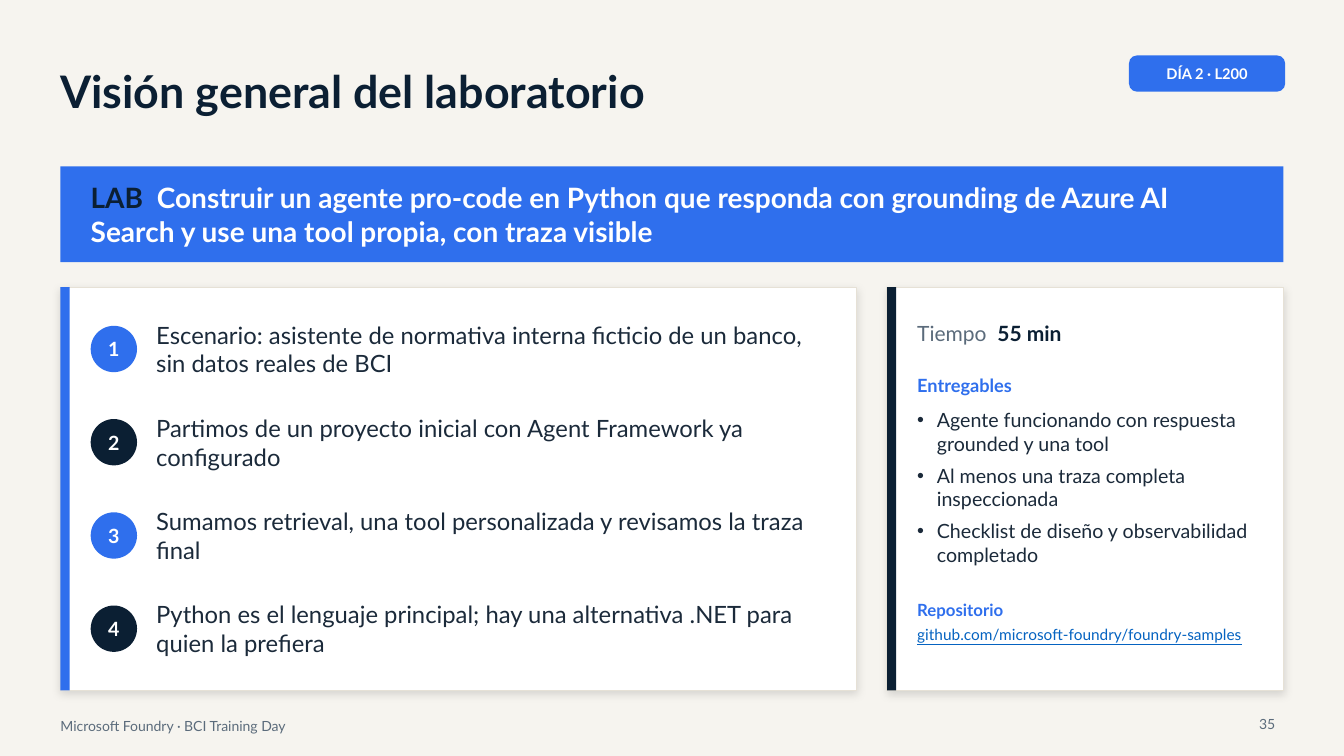
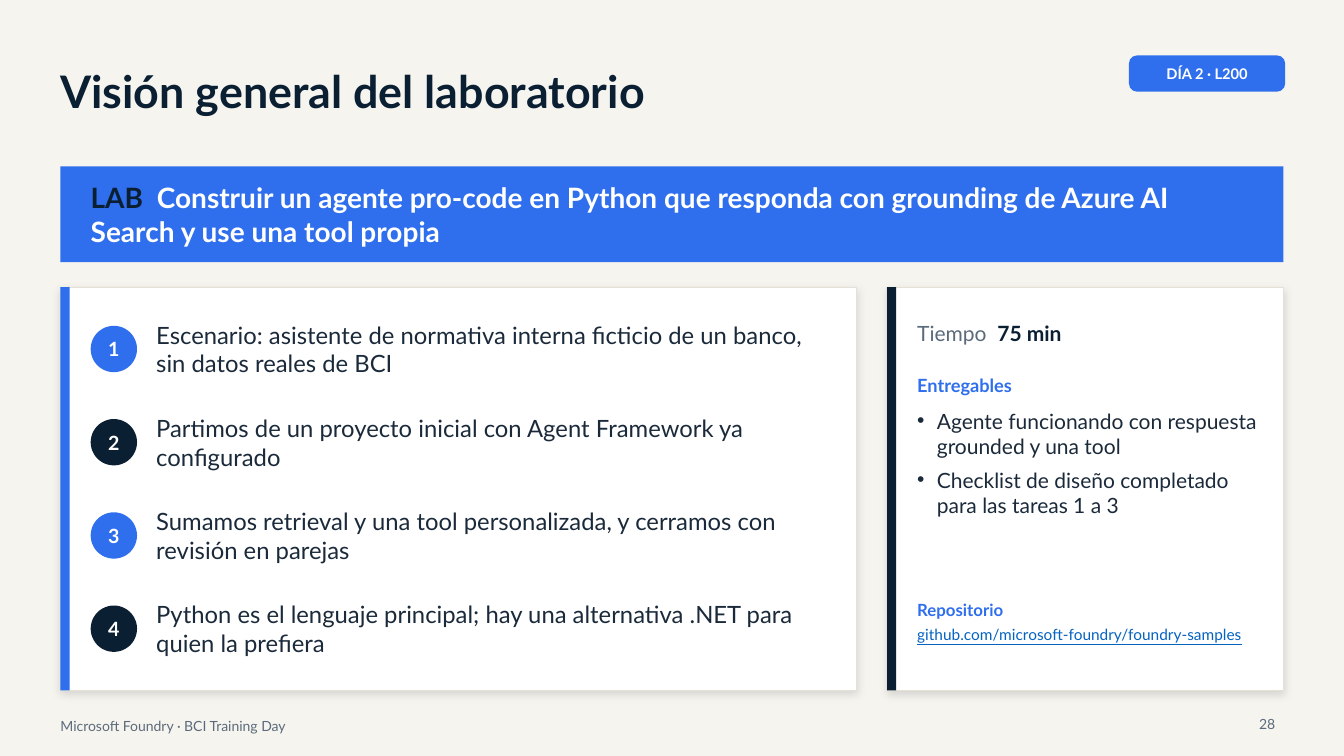
Before and after one commit to valegrajales/bci_workshop, a slide deck: slide 28 of presentaciones/BCI_Foundry_Dia2_L200_Agentes_RAG.pptx (slide 35 before the commit). Drawn at 1344x756 pixels with LibreOffice and Linux fonts; fonts in the diff are those of the drawing. Boxes give left, top, right and bottom in pixels: in the first picture for what was removed or moved away, otherwise in the second. Text is boxed around its words. In the diff, an @@ line names an element or a change of style, - is before the commit and + after.

```diff
--- a/presentaciones/BCI_Foundry_Dia2_L200_Agentes_RAG.pptx
+++ b/presentaciones/BCI_Foundry_Dia2_L200_Agentes_RAG.pptx
@@ text at (x1=91, y1=187, x2=1169, y2=247): text changed @@
-LAB Construir un agente pro-code en Python que responda con grounding de Azure AI Search y use una tool propia, con traza visible
+LAB Construir un agente pro-code en Python que responda con grounding de Azure AI Search y use una tool propia
@@ text at (x1=917, y1=325, x2=1062, y2=345): text changed @@
-Tiempo 55 min
+Tiempo 75 min
@@ text at (x1=937, y1=413, x2=1257, y2=458): size 14 to 15 pt in "Agente funcionando con respuesta grounded y una ..." @@
@@ text at (x1=937, y1=472, x2=1228, y2=517): text changed; size 14 to 15 pt @@
-• Al menos una traza completa inspeccionada
-• Checklist de diseño y observabilidad completado
+• Checklist de diseño completado para las tareas 1 a 3
@@ text at (x1=156, y1=512, x2=776, y2=564): text changed @@
-Sumamos retrieval, una tool personalizada y revisamos la traza final
+Sumamos retrieval y una tool personalizada, y cerramos con revisión en parejas
@@ page number at (x1=1259, y1=719, x2=1275, y2=729): text changed @@
-35
+28
```
Also in this commit, not shown: 9 other slides changed, 1 slide added, 8 slides removed, 18 other files.
